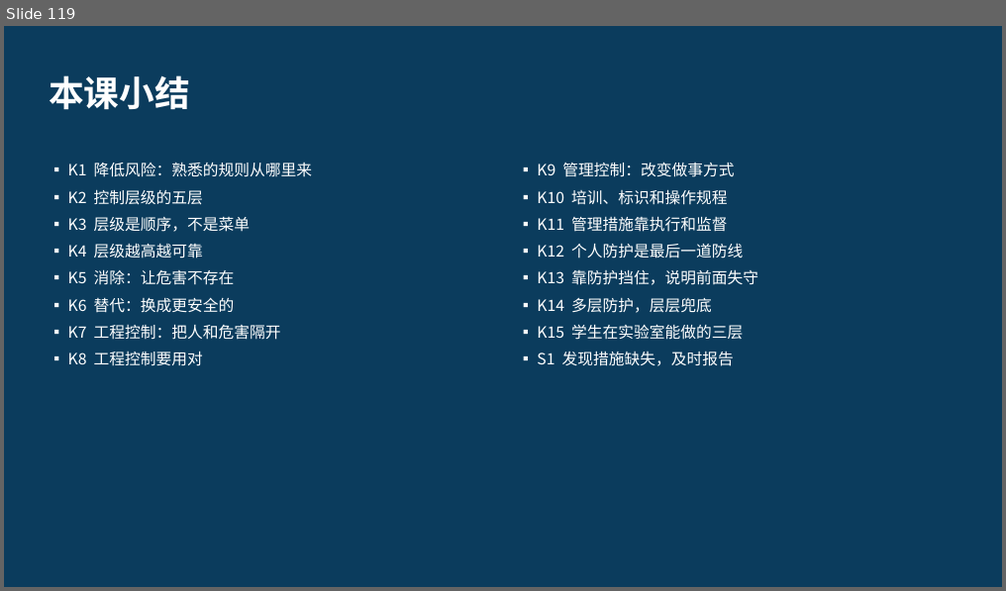
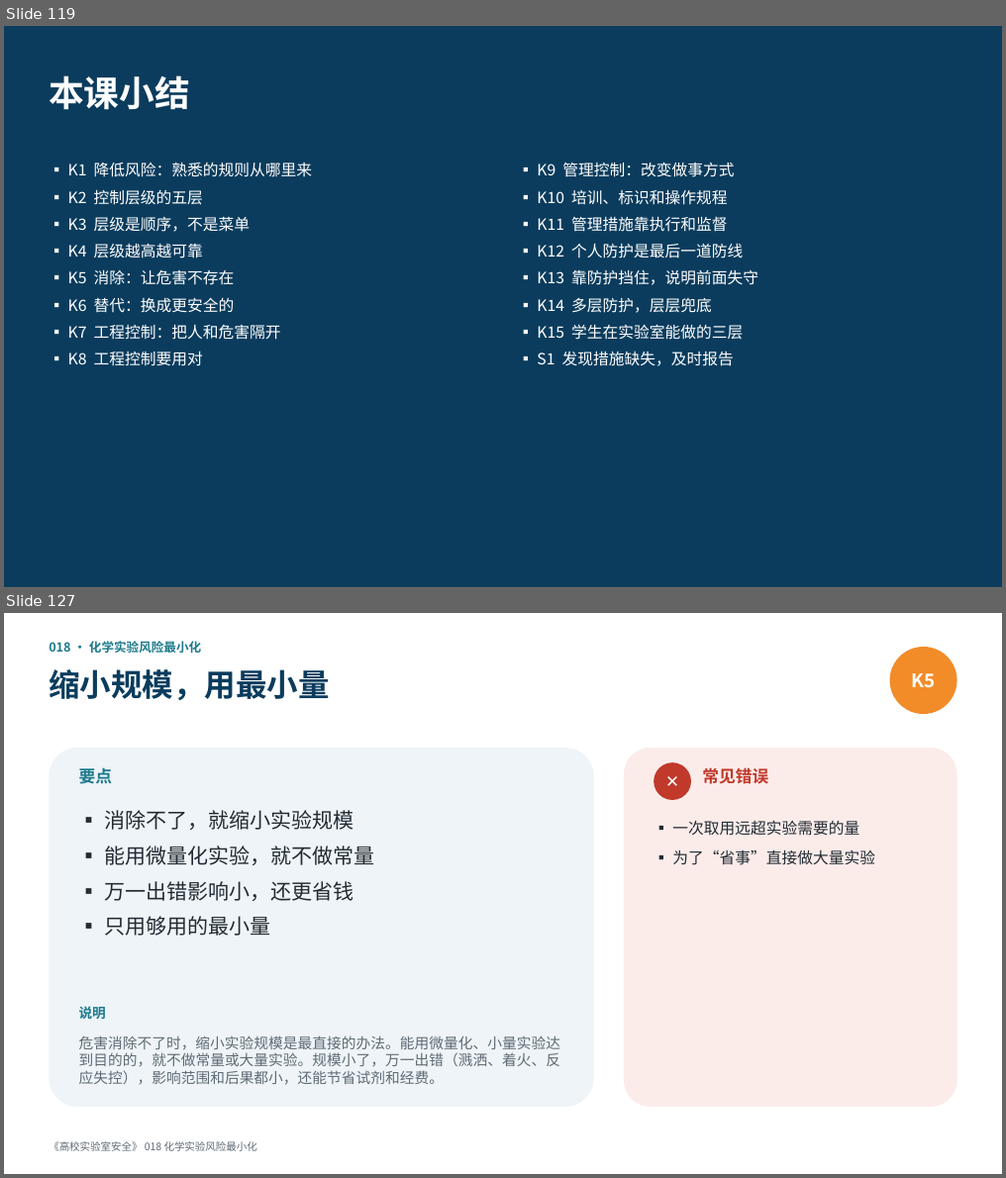
Before and after one commit to hanrongwx-max/videoyoutubo, a slide deck: course/高校实验室安全/课件/第2章_危险源辨识与风险评估.pptx. Shown one above the other, each under a label of ours: slide 119 before the commit, slides 119 and 127 after it; the slides between them are not shown. The pictures are 1006x591 and 1006x1178 pixels, drawn with LibreOffice and Linux fonts; fonts in the diff are those of the drawing. Boxes give left, top, right and bottom in pixels: in the first picture for what was removed or moved away, otherwise in the second. Text is boxed around its words. In the diff, an @@ line names an element or a change of style, - is before the commit and + after.

```diff
--- a/course/高校实验室安全/课件/第2章_危险源辨识与风险评估.pptx
+++ b/course/高校实验室安全/课件/第2章_危险源辨识与风险评估.pptx
@@ slide 127 added at box(4, 613, 1002, 1174), background #FFFFFF @@
@@ text added at box(49, 641, 201, 653), 12 pt, text #1D7A8C, bold @@
+018 · 化学实验风险最小化
@@ text added at box(49, 669, 329, 700), 30 pt, text #0B3C5D, bold @@
+缩小规模，用最小量
@@ ellipse added at box(890, 647, 957, 714), fill #F28C28, 18 pt, text #FFFFFF, bold @@
+K5
@@ rounded rectangle added at box(49, 748, 594, 1107), fill #EEF4F7 @@
@@ rounded rectangle added at box(624, 748, 957, 1107), fill #FBECEA @@
@@ text added at box(79, 768, 113, 784), 16 pt, text #1D7A8C, bold @@
+要点
@@ ellipse added at box(653, 762, 691, 800), fill #C0392B, 16 pt, text #FFFFFF, bold @@
+✕
@@ text added at box(702, 768, 768, 784), 16 pt, text #C0392B, bold @@
+常见错误
@@ text added at box(104, 810, 375, 936), 20 pt, text #222B33 @@
+▪ 消除不了，就缩小实验规模
+▪ 能用微量化实验，就不做常量
+▪ 万一出错影响小，还更省钱
+▪ 只用够用的最小量
@@ text added at box(672, 821, 875, 865), 15 pt, text #222B33 @@
+▪ 一次取用远超实验需要的量
+▪ 为了“省事”直接做大量实验
@@ text added at box(79, 1007, 106, 1019), 13 pt, text #1D7A8C, bold @@
+说明
@@ text added at box(79, 1036, 560, 1085), 14 pt, text #5F6B75 @@
+危害消除不了时，缩小实验规模是最直接的办法。能用微量化、小量实验达到目的的，就不做常量或大量实验。规模小了，万一出错（溅洒、着火、反应失控），影响范围和后果都小，还能节省试剂和经费。
@@ text added at box(49, 1142, 257, 1152), 10 pt, text #5F6B75 @@
+《高校实验室安全》 018 化学实验风险最小化
```
Also in this commit, not shown: 17 other slides added, 3 other files.
